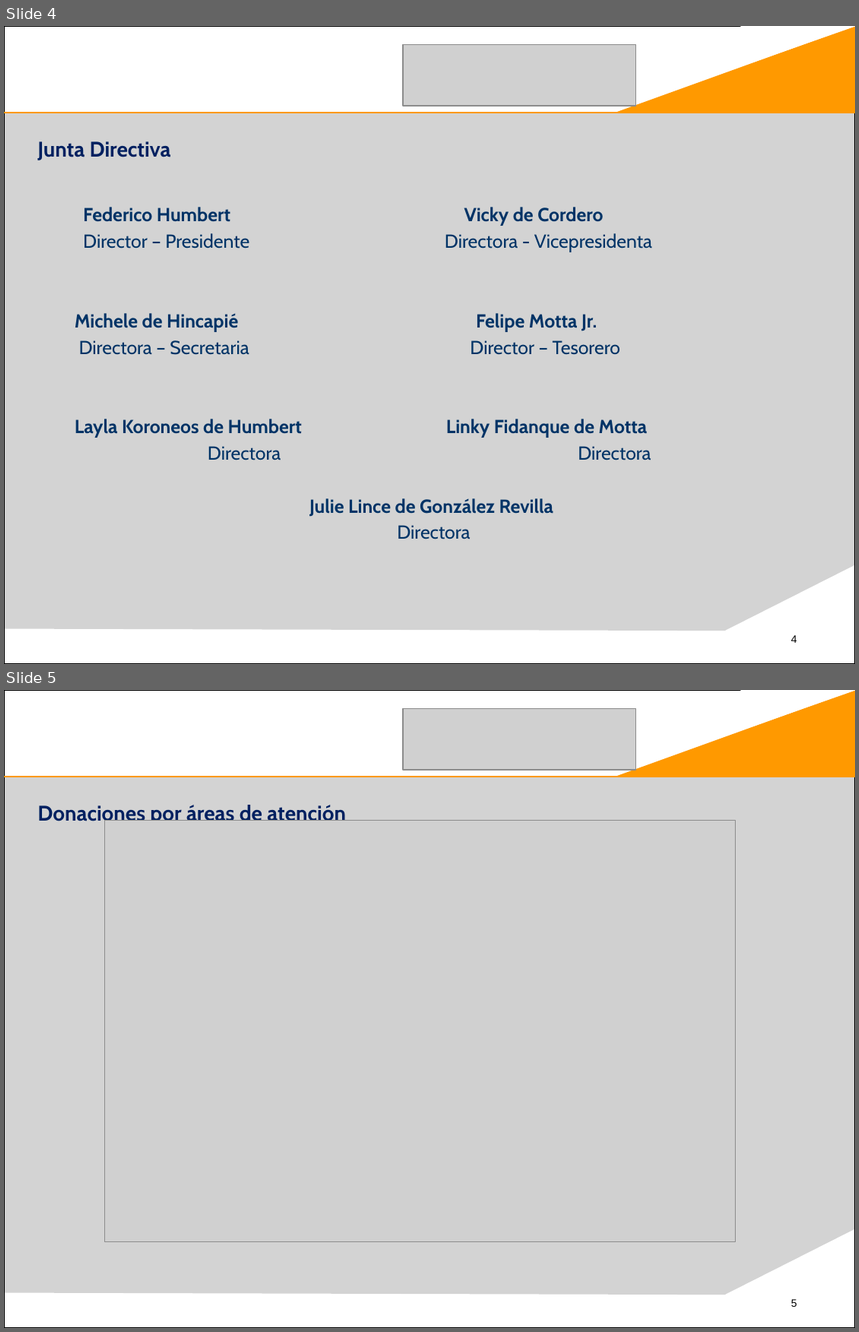
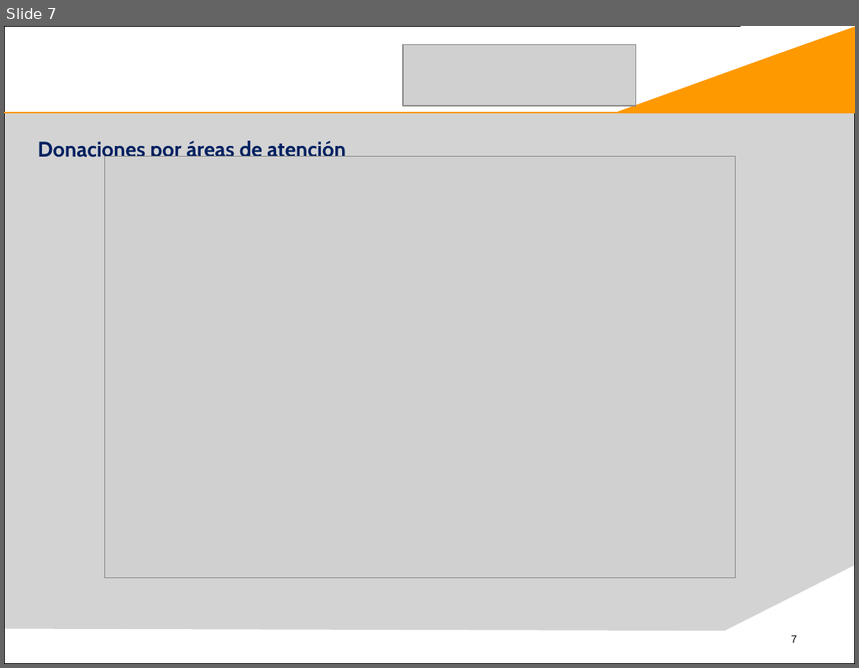
Before and after one commit to Slaif3r/fechas, a slide deck: Presentación IBM DATAPOWER.pptx. Shown one above the other, each under a label of ours: slides 4 and 5 before the commit, slide 7 after it. The pictures are 859x1332 and 859x668 pixels, drawn with LibreOffice and Linux fonts; fonts in the diff are those of the drawing; grey boxes stand for pictures; background and template pictures are left out. Boxes give left, top, right and bottom in pixels: in the first picture for what was removed or moved away, otherwise in the second. Text is boxed around its words. In the diff, an @@ line names an element or a change of style, - is before the commit and + after.

```diff
--- a/Presentación IBM DATAPOWER.pptx
+++ b/Presentación IBM DATAPOWER.pptx
@@ slide 4 removed at [4,26,855,664], background #FFFFFF; not listed: 7 template elements that a slide beside it also shows @@
@@ picture removed at [403,45,636,106] @@
@@ title removed at [37,142,171,161] @@
-Junta Directiva
@@ text removed at [75,207,652,540] @@
-Federico Humbert Vicky de Cordero
-Director – Presidente Directora - Vicepresidenta
-Michele de Hincapié Felipe Motta Jr.
-Directora – Secretaria Director – Tesorero
-Layla Koroneos de Humbert Linky Fidanque de Motta
-Directora Directora
-Julie Lince de González Revilla
-Directora
@@ what was slide 5 is now slide 7 @@
@@ page number at [791,636,797,643]: text changed @@
-5
+7
```
Also in this commit, not shown: 1 slide changed, 4 slides added, 1 other slide removed, 1 other file.
